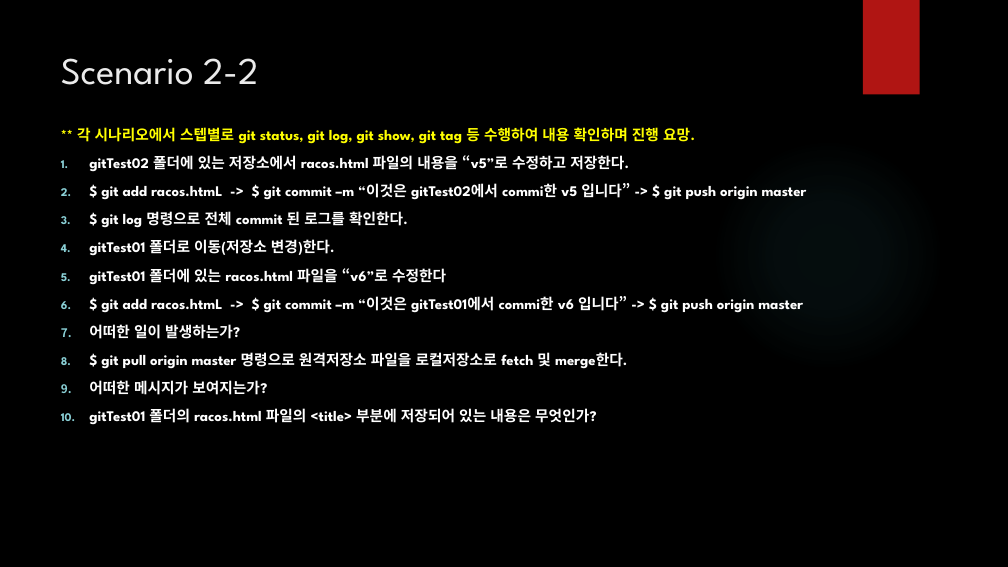
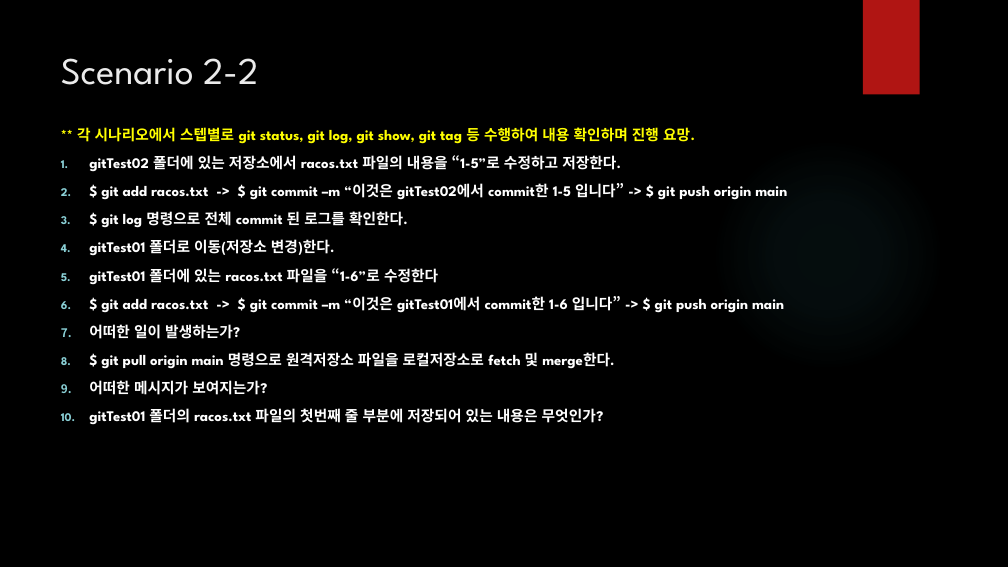
Before and after one commit to iredseal/Learning, a slide deck: slide 20 of Tools/git/SW 형상 관리.pptx. Drawn at 1008x567 pixels with LibreOffice and Linux fonts; fonts in the diff are those of the drawing; background and template pictures are left out. Boxes give left, top, right and bottom in pixels: in the first picture for what was removed or moved away, otherwise in the second. Text is boxed around its words. In the diff, an @@ line names an element or a change of style, - is before the commit and + after.

```diff
--- a/Tools/git/SW 형상 관리.pptx
+++ b/Tools/git/SW 형상 관리.pptx
@@ text at (89, 155, 787, 200): text changed @@
-1. gitTest02 폴더에 있는 저장소에서 racos.html 파일의 내용을 “v5”로 수정하고 저장한다.
-2. $ git add racos.htmL -> $ git commit –m “이것은 gitTest02에서 commi한 v5 입니다” -> $ git push origin master
+1. gitTest02 폴더에 있는 저장소에서 racos.txt 파일의 내용을 “1-5”로 수정하고 저장한다.
+2. $ git add racos.txt -> $ git commit –m “이것은 gitTest02에서 commit한 1-5 입니다” -> $ git push origin main
@@ text at (89, 268, 784, 313): text changed @@
-5. gitTest01 폴더에 있는 racos.html 파일을 “v6”로 수정한다
-6. $ git add racos.htmL -> $ git commit –m “이것은 gitTest01에서 commi한 v6 입니다” -> $ git push origin master
+5. gitTest01 폴더에 있는 racos.txt 파일을 “1-6”로 수정한다
+6. $ git add racos.txt -> $ git commit –m “이것은 gitTest01에서 commit한 1-6 입니다” -> $ git push origin main
@@ text at (101, 352, 614, 369): text changed @@
-8. $ git pull origin master 명령으로 원격저장소 파일을 로컬저장소로 fetch 및 merge한다.
+8. $ git pull origin main 명령으로 원격저장소 파일을 로컬저장소로 fetch 및 merge한다.
@@ text at (89, 407, 604, 426): text changed @@
-10. gitTest01 폴더의 racos.html 파일의 <title> 부분에 저장되어 있는 내용은 무엇인가?
+10. gitTest01 폴더의 racos.txt 파일의 첫번째 줄 부분에 저장되어 있는 내용은 무엇인가?
```
Also in this commit, not shown: 15 other slides changed, 3 other files.
